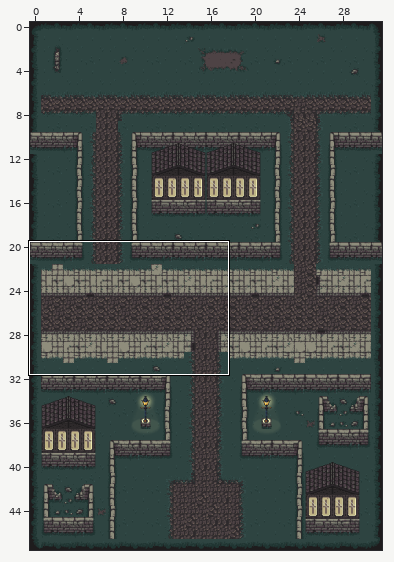
An edit to a level. Tiled map, data/level8.tmx. Above: a wide view before the commit, with the close-up outlined.
Close-up. Old version:
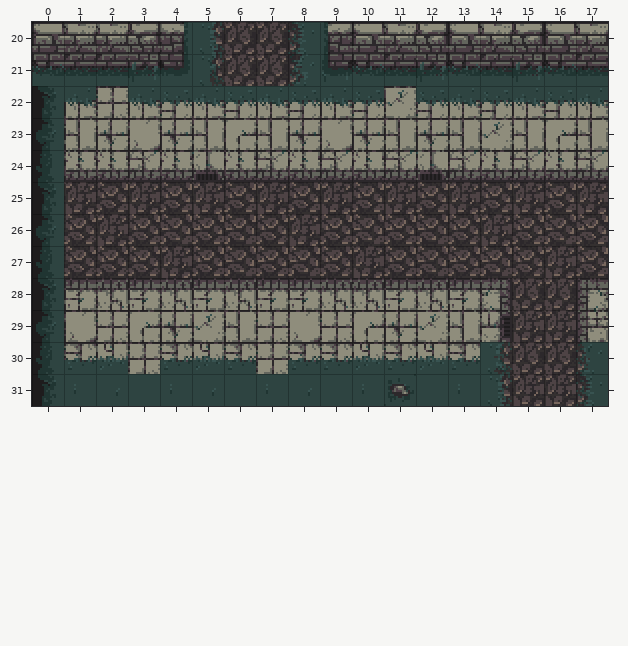
Cells are 32x32 px. Shown: x 0..17, y 20..31. The commit also changed other parts of the map, which this record leaves out.
New version:
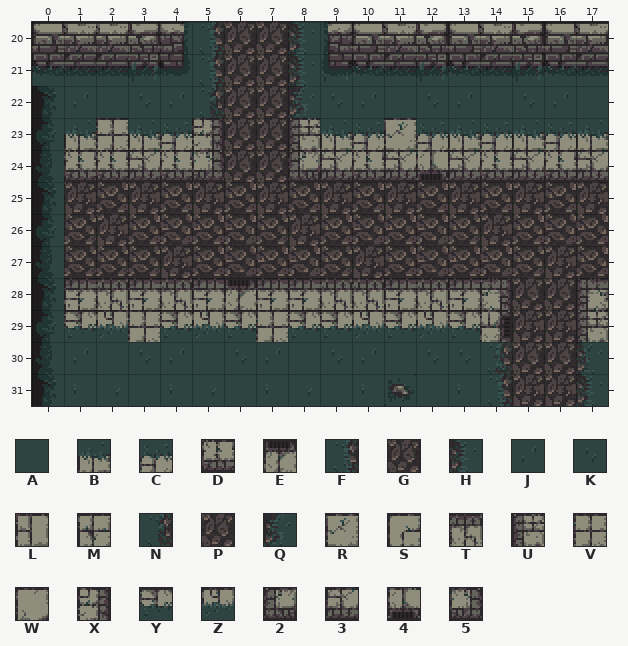
Key: from "map_normal_1": A 6, B 16, C 17, D 20, E 24, F 33, G 34, H 35, J 36, K 38, L 48, M 49, N 65, P 66, Q 67, R 80, S 81, T 84, U 86, V 112, W 113, X 121, Y 144, Z 145, 2 150, 3 151, 4 152, 5 153.
_ is an empty cell.
Difference:
Layer "world_1":
y 21: x 5 N -> F; x 8 Q -> H
y 22: x 1..17 BVBCBCBCBCRCBCBCB -> JAKJNPPQKJAKJAKJA
y 23: x 1..17 LMWMLSLMWMLMLRLSL -> BVBCXPGUBCRCBCBCB
y 24: x 5..8 4D3D -> 5PP2
y 28: x 6 T -> E
y 29: x 1..6 WVSMRL -> YZVYZY; x 8..13 WVSMRL -> YYZYZY
y 30: x 1..13 YZVYZYVYYZYZY -> JAKJAKJAKJAKK
